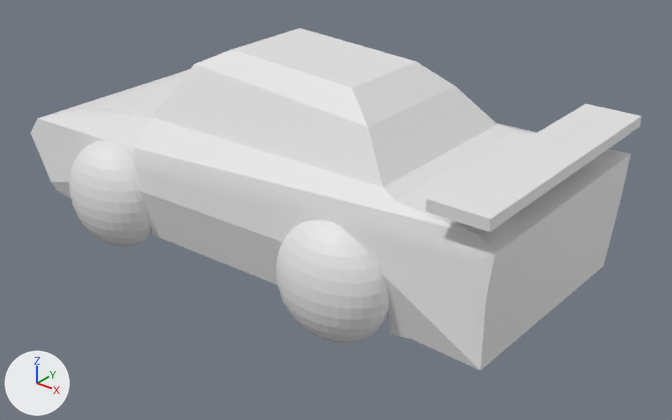
The FBX model MultiplayerBase/Assets/Placeholders/Car2.fbx: old version first, new version second.
Camera for both pictures: a camera (50 mm lens) standing at (19.9, -24.4, 13.0) and looking at (0.4, 0.0, -2.2). The lights are fixed; the arrows at lower left show +X, +Y and +Z. Where no turn or scale is listed for an object, it has been applied to the vertices.

The scene before the commit, as lines of its bpy script (objects in view):
```python
me_cube_001 = bpy.data.meshes.new('Cube.001')
me_cube_001.from_pydata(...)  # 5159 vertices, 5177 faces; spans x -20.5..1.0, y -5.0..5.2, z -5.7..1.8
me_cube_001.materials.append(mat_material)  # white #e7e7e7
me_sphere_002 = bpy.data.meshes.new('Sphere.002')
me_sphere_002.from_pydata(...)  # a UV sphere (32 segments, 16 rings, poles along z) spanning x -1.0..1.0, y -1.0..1.0, z -1.0..1.0
me_sphere_003 = bpy.data.meshes.new('Sphere.003')
me_sphere_003.from_pydata(...)  # a UV sphere (32 segments, 16 rings, poles along z) spanning x -1.0..1.0, y -1.0..1.0, z -1.0..1.0
ob_cube_001 = bpy.data.objects.new('Cube.001', me_cube_001)
ob_cube_001.location = (8.52, 0.0, 2.0)
ob_sphere_002 = bpy.data.objects.new('Sphere.002', me_sphere_002)
ob_sphere_002.location = (3.81, -4.36, -1.97)
ob_sphere_002.rotation_euler = (0.0, 3.142, 0.0)  # degrees (0, 180, 0)
ob_sphere_002.scale = (-2.1, -1.44, -2.1)
ob_sphere_003 = bpy.data.objects.new('Sphere.003', me_sphere_003)
ob_sphere_003.location = (-6.77, -4.45, -1.97)
ob_sphere_003.rotation_euler = (0.0, 3.142, 0.0)  # degrees (0, 180, 0)
ob_sphere_003.scale = (-2.1, -1.44, -2.1)
```
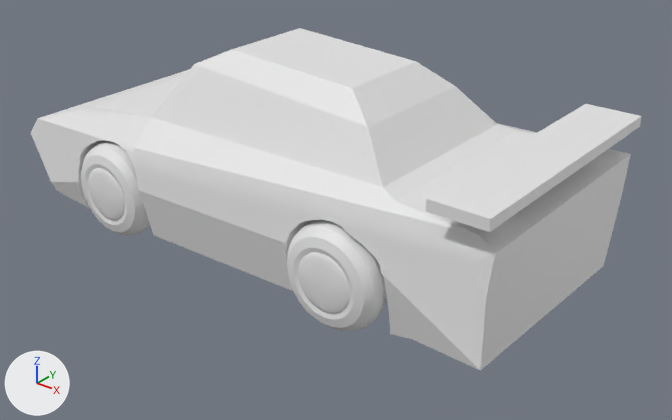
Pixel boxes [x1, y1, x2, y2] of what changed, in the pictures (672 x 420 px):
'Sphere.002', deleted: before [276, 220, 389, 343]
'Sphere.003', deleted: before [69, 140, 153, 247]

Patch to the scene script:
```diff
--- a/MultiplayerBase/Assets/Placeholders/Car2.fbx.py
+++ b/MultiplayerBase/Assets/Placeholders/Car2.fbx.py
@@ ob_sphere_003 @@
-ob_sphere_003 = bpy.data.objects.new('Sphere.003', me_sphere_003)
-ob_sphere_003.location = (-6.77, -4.45, -1.97)
-ob_sphere_003.rotation_euler = (0.0, 3.142, 0.0)  # degrees (0, 180, 0)
-ob_sphere_003.scale = (-2.1, -1.44, -2.1)
@@ ob_sphere_002 @@
-ob_sphere_002 = bpy.data.objects.new('Sphere.002', me_sphere_002)
-ob_sphere_002.location = (3.81, -4.36, -1.97)
-ob_sphere_002.rotation_euler = (0.0, 3.142, 0.0)  # degrees (0, 180, 0)
-ob_sphere_002.scale = (-2.1, -1.44, -2.1)
```
